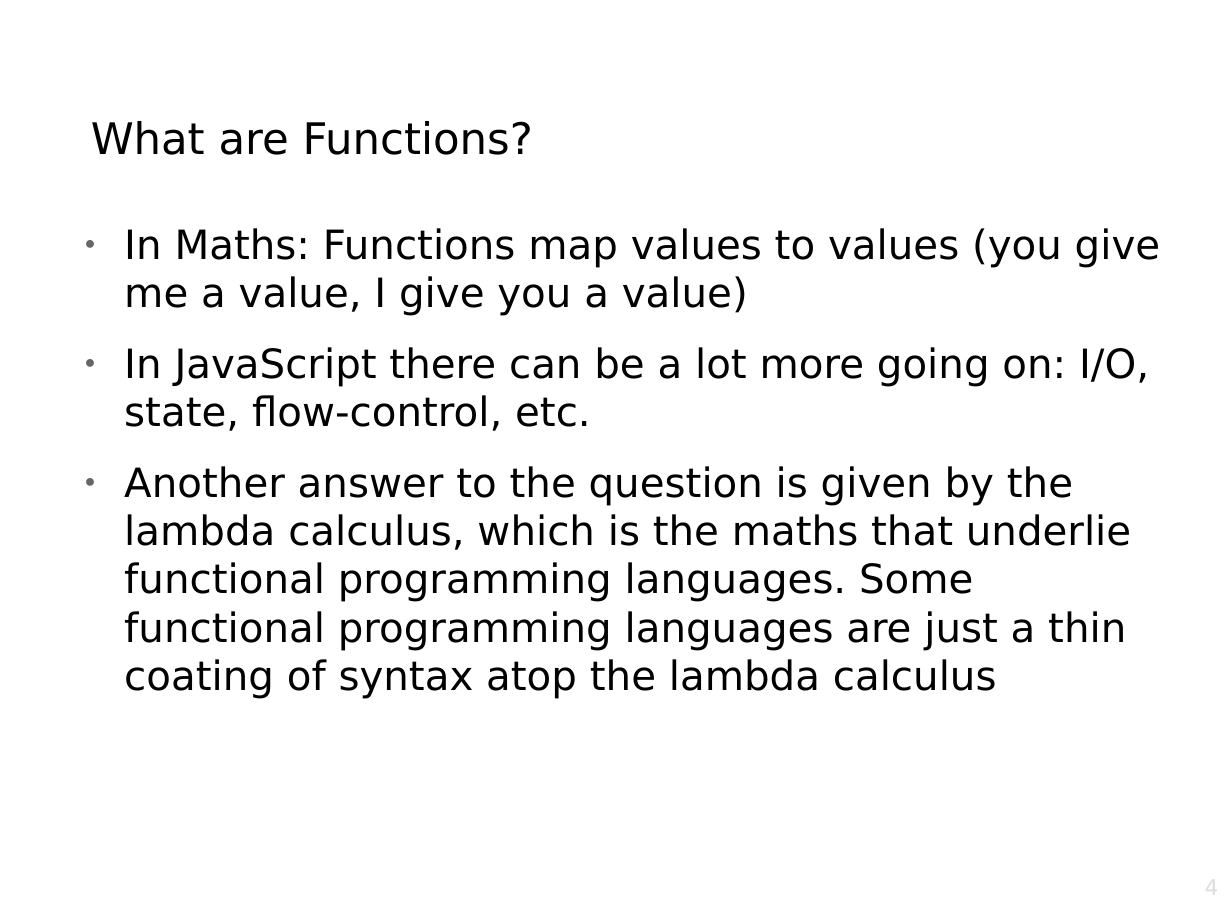
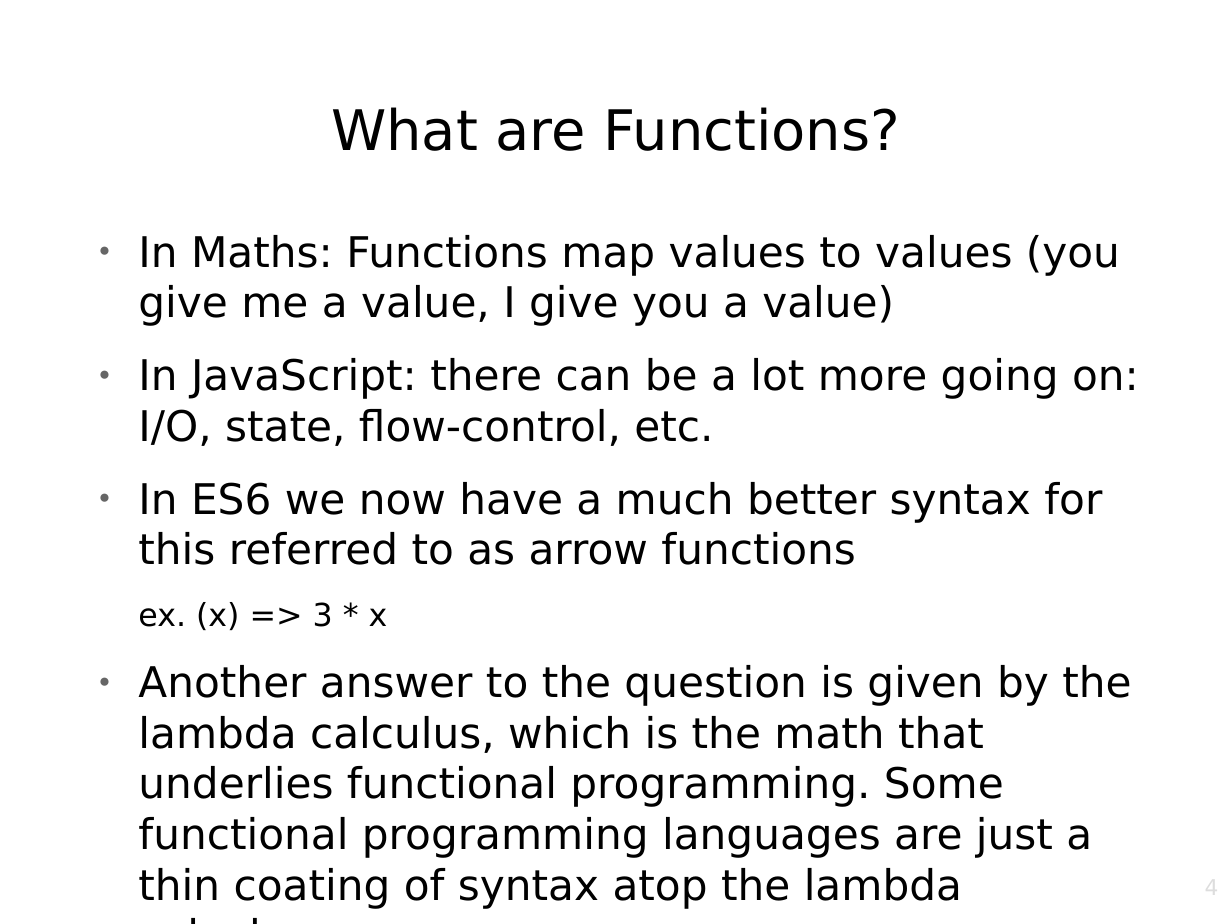
Before and after one commit to AdamStephenNorth/Functional-Programming-Lectures, a slide deck: slide 4 of LessonOne_Overview.odp. Drawn at 1232x924 pixels with LibreOffice and Linux fonts; fonts in the diff are those of the drawing; background and template pictures are left out. Boxes give left, top, right and bottom in pixels: in the first picture for what was removed or moved away, otherwise in the second. Text is boxed around its words. In the diff, an @@ line names an element or a change of style, - is before the commit and + after.

```diff
--- a/LessonOne_Overview.odp
+++ b/LessonOne_Overview.odp
@@ title "What are Functions?": place and size @@
-title "What are Functions?" at bbox=[91, 121, 533, 155]
+title "What are Functions?" at bbox=[331, 107, 900, 151]
@@ title "What are Functions?" at bbox=[331, 107, 900, 151]: size 28 to 36 pt @@
@@ text "In Maths: Functions map values ...": place and size @@
-text "In Maths: Functions map values ..." at bbox=[124, 228, 1160, 699]
+text "In Maths: Functions map values ..." at bbox=[138, 235, 1139, 909]
@@ text at bbox=[138, 235, 1120, 326]: size 26 to 27.2 pt in "In Maths: Functions map values to values ..." @@
@@ text at bbox=[138, 358, 1139, 909]: text changed; size 26 to 27.2 pt @@
-● In JavaScript there can be a lot more going on: I/O, state, flow-control, etc.
-● Another answer to the question is given by the lambda calculus, which is the maths that underlie functional programming languages. Some functional programming languages are just a thin coating of syntax atop the lambda calculus
+● In JavaScript: there can be a lot more going on: I/O, state, flow-control, etc.
+● In ES6 we now have a much better syntax for this referred to as arrow functions
+ex. (x) => 3 * x
+● Another answer to the question is given by the lambda calculus, which is the math that underlies functional programming. Some functional programming languages are just a thin coating of syntax atop the lambda calculus
```
Also in this commit, not shown: 7 other slides changed, 4 slides added, 3 slides removed.
